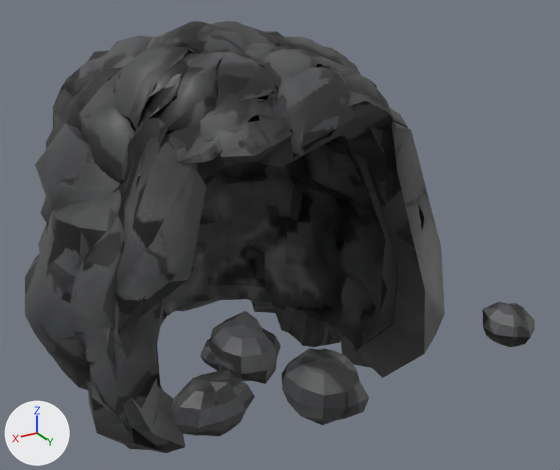
What one commit did to the glTF model public/assets/models/miller_cave_shelter.glb.
Both versions are drawn from a 50 mm camera at (6.79, 12.95, 6.78) aimed at (-0.39, 0.99, 0.8). The axes (+X, +Y, +Z) are drawn at lower left. The lights are the same throughout. The picture after the commit comes second. Where no turn or scale is listed for an object, it has been applied to the vertices. Vertices at exactly the same position are counted once.

Names of what the first picture shows: 'miller_cave_shelter_mesh'.
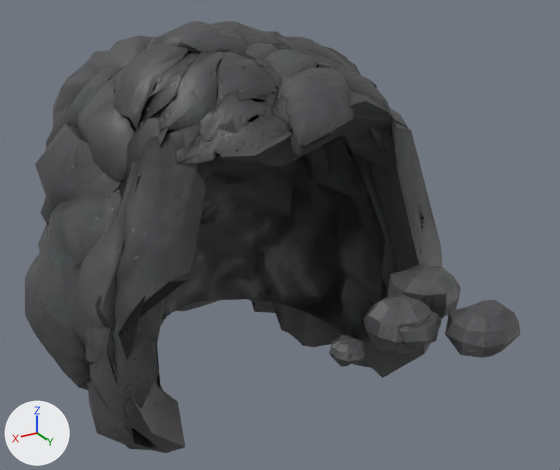
The change, as a diff of the scene's bpy script:
```diff
--- a/public/assets/models/miller_cave_shelter.glb.py
+++ b/public/assets/models/miller_cave_shelter.glb.py
@@ me_miller_cave_shelter_mesh @@
 # used by ob_miller_cave_shelter_mesh; location = (0.0, 0.0, 0.0)
-me_miller_cave_shelter_mesh.from_pydata(...)  # 4582 vertices, 9140 faces; spans x -3.94..4.28, y -4.24..5.6, z -3.31..4.81
+me_miller_cave_shelter_mesh.from_pydata(...)  # 4582 vertices, 9140 faces; spans x -3.94..4.28, y -4.24..5.5, z -3.31..4.81
+# me_miller_cave_shelter_mesh part 1: 208 of 4582 vertices moved; they spanned x 0.64..3.51, y 2.82..5.6, z -0.31..0.66 and now span x -2.64..0.57, y 3.61..5.5, z -0.33..0.72; mean shift (-2.84, 0.32, -0.01); largest move (1.59, 3.18, -0.19) -> (-2.31, 4.86, 0.6)
+# me_miller_cave_shelter_mesh part 2: 52 of 4582 vertices moved; they spanned x -2.98..-2.1, y 4.46..5.49, z -0.24..0.51 and now span x -2.69..-1.27, y 2.75..4.06, z -0.28..0.63; mean shift (0.56, -1.56, 0.07); largest move (-2.32, 4.91, -0.18) -> (-1.59, 2.93, 0.21)
+# me_miller_cave_shelter_mesh part 3: 8979 kept faces spanning x -3.94..4.28, y -4.24..5.5, z -3.31..4.81 get new texture (UV) coordinates
+# me_miller_cave_shelter_mesh part 4: 3638 kept faces spanning x -3.94..4.04, y -4.24..5.5, z -3.25..4.81 get new vertex colours
 me_miller_cave_shelter_mesh.materials.append(mat_miller_cave_rock)
```

Pixel boxes (x1, y1, x2, y2) of what changed, in the pictures (560 x 470 px; the box of a moved part takes in the faces that stretch with it):
'miller_cave_shelter_mesh', reshaped
    before: (25, 21, 535, 453)
    after: (25, 21, 520, 453)
part 1 of me_miller_cave_shelter_mesh, moved or reshaped
    before: (171, 311, 369, 436)
    after: (329, 294, 520, 367)
part 2 of me_miller_cave_shelter_mesh, moved or reshaped
    before: (483, 302, 535, 347)
    after: (388, 263, 461, 318)
part 3 of me_miller_cave_shelter_mesh, surface changed
    before: (25, 21, 533, 453)
    after: (25, 21, 520, 453)
part 4 of me_miller_cave_shelter_mesh, edited (looks the same)
    both: (41, 21, 514, 453)
